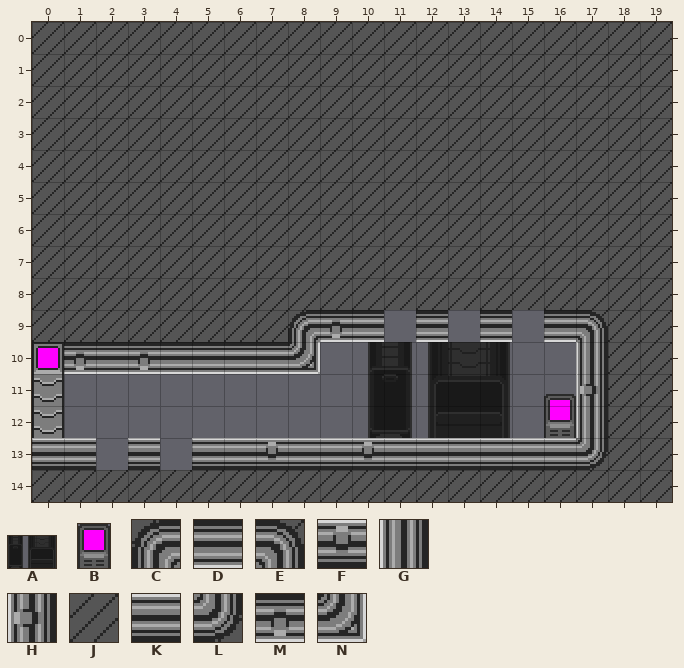
Tiled map -- assets/tilemaps/iteration/3/quartersMirror.tmx. This is how it looked before the edit.
Cells are 16x16 px. Shown: x 0..19, y 0..14.
Key: from "bed2": A 0; from "terminal": B 0; from "walls": C 0, D 1, E 2, F 4, G 22, H 23, J 24, K 41, L 42, M 44, N 45.
_ is an empty cell.
Objects are placed by their top-left corner, in cells (3,4 is the top-left corner of cell 3,4); size is 1x1 cell unless given.
Layer "walls" before, first column x 0:
 0 JJJJJJJJJJJJJJJJJJJJ
 1 JJJJJJJJJJJJJJJJJJJJ
 2 JJJJJJJJJJJJJJJJJJJJ
 3 JJJJJJJJJJJJJJJJJJJJ
 4 JJJJJJJJJJJJJJJJJJJJ
 5 JJJJJJJJJJJJJJJJJJJJ
 6 JJJJJJJJJJJJJJJJJJJJ
 7 JJJJJJJJJJJJJJJJJJJJ
 8 JJJJJJJJJJJJJJJJJJJJ
 9 JJJJJJJJCMD_D_D_DEJJ
10 DMDMDDDDN________GJJ
11 _________________HJJ
12 _________________GJJ
13 KK_K_KKFKKFKKKKKKLJJ
14 JJJJJJJJJJJJJJJJJJJJ
Objects on layer "things" before:
B "terminal" at 16,11.6 size 1x1.4
A "image" at 10.5,10 size 4.4x3
New version:
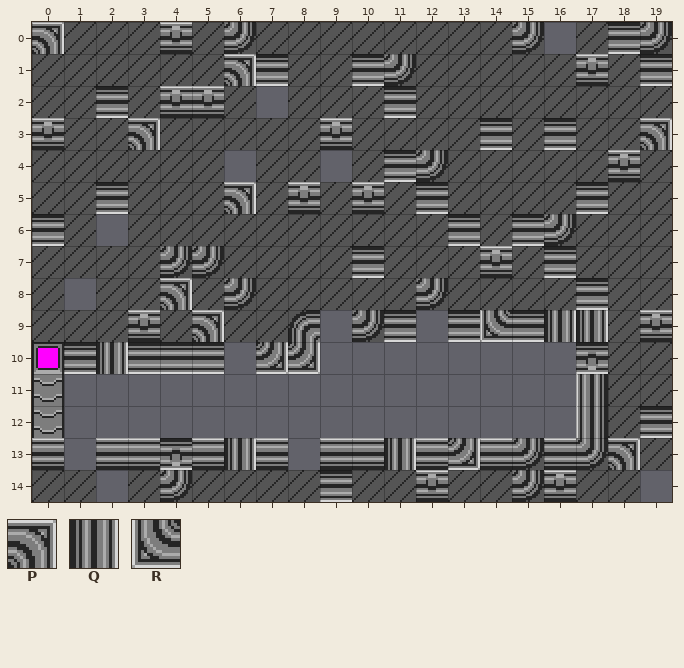
Further tiles: from "walls": P 5, Q 20, R 43.
The commit says: glitchy room time
Difference:
{"where": "layer \"walls\""}
{"y":0,"x":0,"old":"J","new":"P"}
{"y":0,"x":4,"old":"J","new":"F"}
{"y":0,"x":6,"old":"J","new":"L"}
{"y":0,"x":15,"old":"JJ","new":"L_"}
{"y":0,"x":18,"old":"JJ","new":"DL"}
{"y":1,"x":6,"old":"JJ","new":"PD"}
{"y":1,"x":10,"old":"JJ","new":"DL"}
{"y":1,"x":17,"old":"J","new":"F"}
{"y":1,"x":19,"old":"J","new":"D"}
{"y":2,"x":2,"old":"J","new":"D"}
{"y":2,"x":4,"old":"JJ","new":"FF"}
{"y":2,"x":7,"old":"J","new":"_"}
{"y":2,"x":11,"old":"J","new":"D"}
{"y":3,"x":0,"old":"J","new":"F"}
{"y":3,"x":3,"old":"J","new":"P"}
{"y":3,"x":9,"old":"J","new":"F"}
{"y":3,"x":14,"old":"J","new":"D"}
{"y":3,"x":16,"old":"J","new":"D"}
{"y":3,"x":19,"old":"J","new":"P"}
{"y":4,"x":6,"old":"J","new":"_"}
{"y":4,"x":9,"old":"J","new":"_"}
{"y":4,"x":11,"old":"JJ","new":"DL"}
{"y":4,"x":18,"old":"J","new":"F"}
{"y":5,"x":2,"old":"J","new":"D"}
{"y":5,"x":6,"old":"J","new":"P"}
{"y":5,"x":8,"old":"J","new":"F"}
{"y":5,"x":10,"old":"J","new":"F"}
{"y":5,"x":12,"old":"J","new":"D"}
{"y":5,"x":17,"old":"J","new":"D"}
{"y":6,"x":0,"old":"J","new":"D"}
{"y":6,"x":2,"old":"J","new":"_"}
{"y":6,"x":13,"old":"J","new":"D"}
{"y":6,"x":15,"old":"JJ","new":"DL"}
{"y":7,"x":4,"old":"JJ","new":"LL"}
{"y":7,"x":10,"old":"J","new":"D"}
{"y":7,"x":14,"old":"J","new":"F"}
{"y":7,"x":16,"old":"J","new":"D"}
{"y":8,"x":1,"old":"J","new":"_"}
{"y":8,"x":4,"old":"J","new":"P"}
{"y":8,"x":6,"old":"J","new":"L"}
{"y":8,"x":12,"old":"J","new":"L"}
{"y":8,"x":17,"old":"J","new":"D"}
{"y":9,"x":3,"old":"J","new":"F"}
{"y":9,"x":5,"old":"J","new":"P"}
{"y":9,"x":9,"old":"MD_D_D_DE","new":"_LD_DRDQQ"}
{"y":9,"x":19,"old":"J","new":"F"}
{"y":10,"x":1,"old":"MDM","new":"DQD"}
{"y":10,"x":6,"old":"DD","new":"_N"}
{"y":10,"x":17,"old":"G","new":"M"}
{"y":11,"x":17,"old":"H","new":"G"}
{"y":12,"x":19,"old":"J","new":"D"}
{"y":13,"x":1,"old":"K_","new":"_K"}
{"y":13,"x":4,"old":"_","new":"M"}
{"y":13,"x":6,"old":"KFK","new":"QK_"}
{"y":13,"x":10,"old":"FK","new":"KQ"}
{"y":13,"x":13,"old":"K","new":"N"}
{"y":13,"x":15,"old":"K","new":"L"}
{"y":13,"x":18,"old":"J","new":"P"}
{"y":14,"x":2,"old":"J","new":"_"}
{"y":14,"x":4,"old":"J","new":"L"}
{"y":14,"x":9,"old":"J","new":"D"}
{"y":14,"x":12,"old":"J","new":"F"}
{"y":14,"x":15,"old":"JJ","new":"LF"}
{"y":14,"x":19,"old":"J","new":"_"}
{"where": "layer \"things\""}
{"was": "B \"terminal\" at 16,11.6 size 1x1.4"}
{"was": "A \"image\" at 10.5,10 size 4.4x3"}
{"label":"changed","picture_box":[32,22,64,54]}
{"label":"changed","picture_box":[64,22,672,502]}
{"label":"changed","picture_box":[32,118,64,150]}
{"label":"changed","picture_box":[32,214,64,246]}
